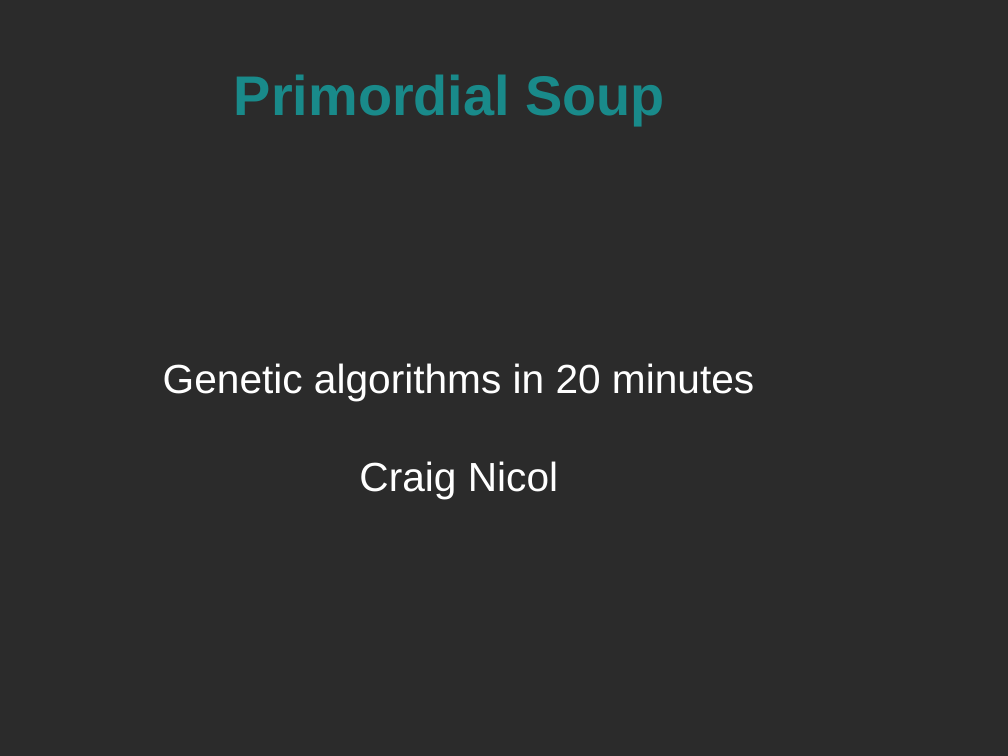
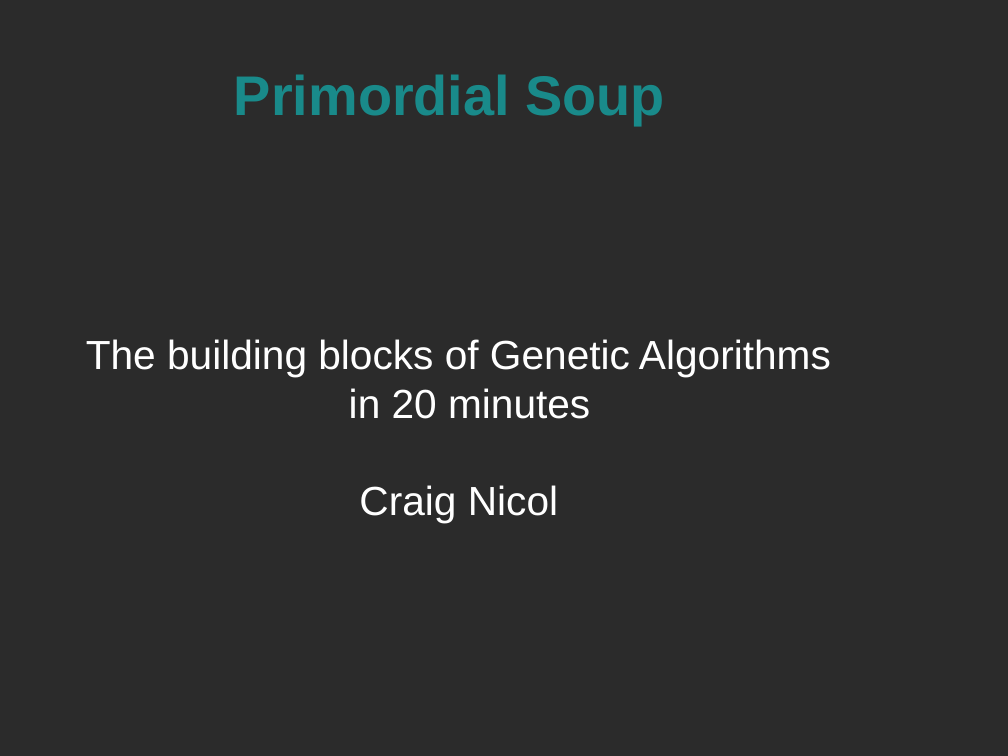
Before and after one commit to craignicol/geneticalgorithmtemplates, a slide deck: slide 1 of talks-and-presentations/techmeetup-glasgow-20090701/GeneticAlgorithms.odp. Drawn at 1008x756 pixels with LibreOffice and Linux fonts; fonts in the diff are those of the drawing; background and template pictures are left out; a plain dark background stands for a picture behind light text. Boxes give left, top, right and bottom in pixels: in the first picture for what was removed or moved away, otherwise in the second. Text is boxed around its words. In the diff, an @@ line names an element or a change of style, - is before the commit and + after.

```diff
--- a/talks-and-presentations/techmeetup-glasgow-20090701/GeneticAlgorithms.odp
+++ b/talks-and-presentations/techmeetup-glasgow-20090701/GeneticAlgorithms.odp
@@ subtitle at bbox=[86, 339, 831, 419]: text changed @@
-Genetic algorithms in 20 minutes
+The building blocks of Genetic Algorithms in 20 minutes
```
Also in this commit, not shown: 1 other file.
